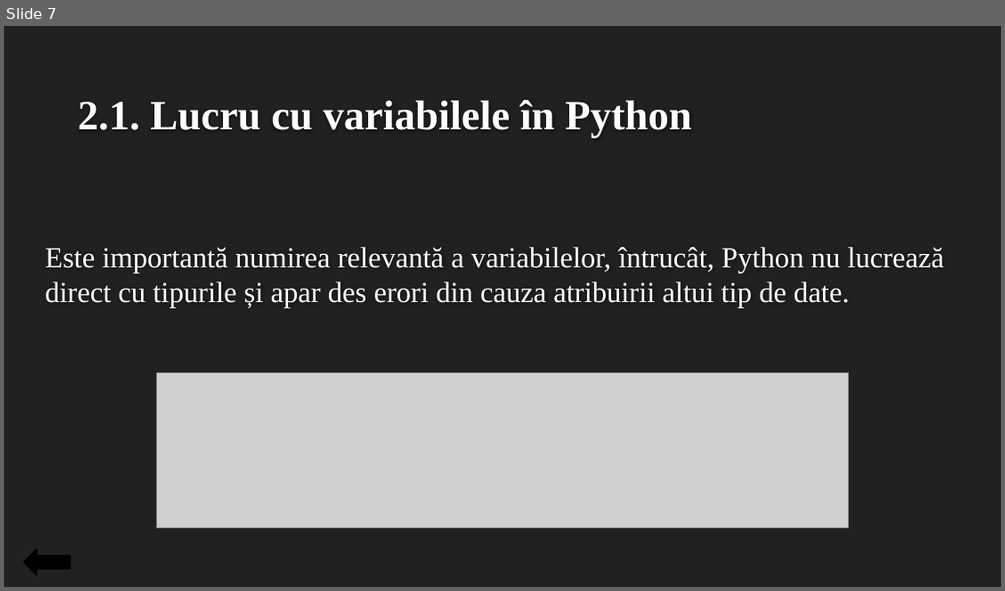
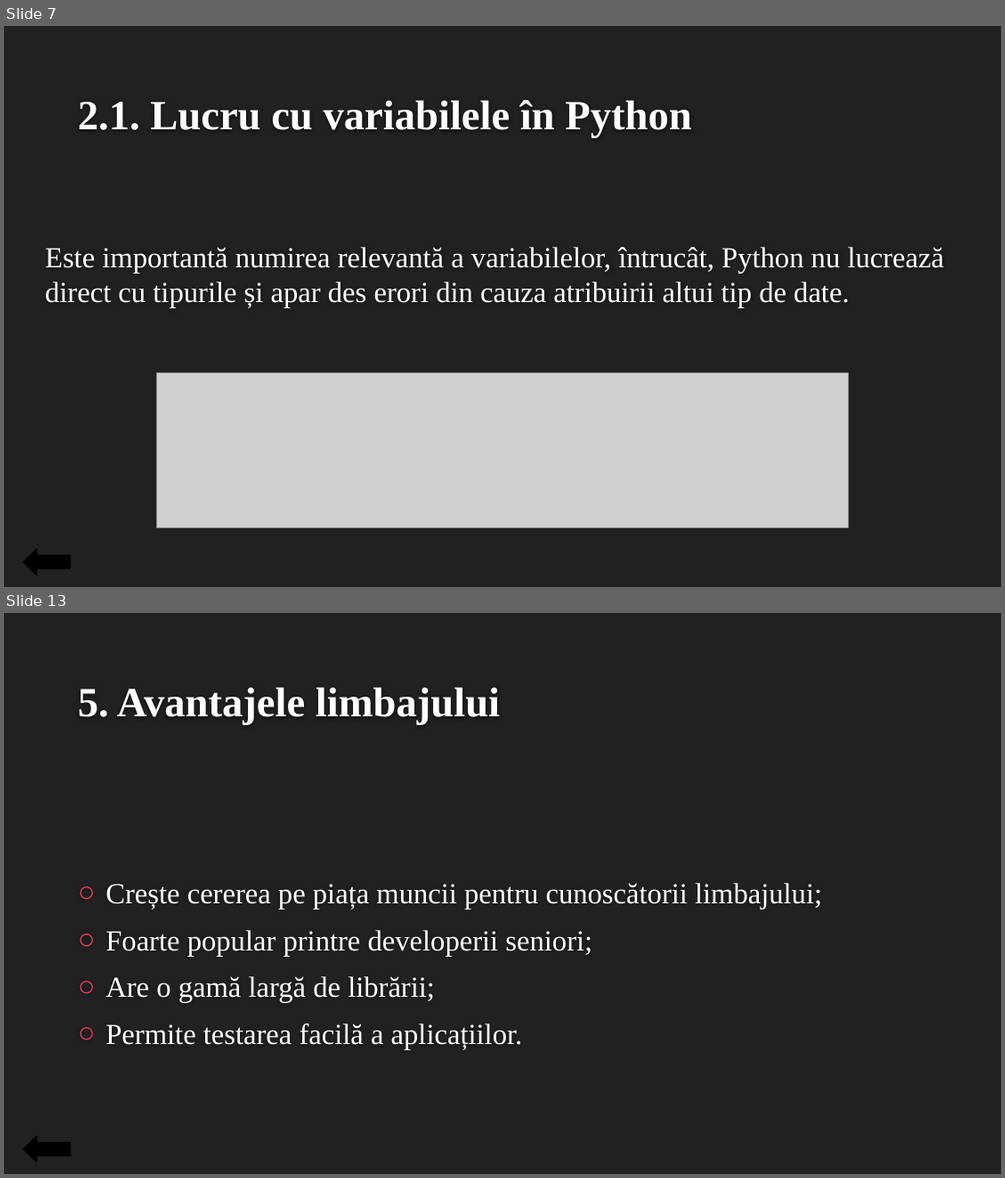
Before and after one commit to CernolevCorina/Python_introduction, a slide deck: Introducere în limbajul de programare Python.pptx. Shown one above the other, each under a label of ours: slide 7 before the commit, slides 7 and 13 after it; the slides between them are not shown. The pictures are 1005x591 and 1005x1178 pixels, drawn with LibreOffice and Linux fonts; fonts in the diff are those of the drawing; grey boxes stand for pictures; background and template pictures are left out. Boxes give left, top, right and bottom in pixels: in the first picture for what was removed or moved away, otherwise in the second. Text is boxed around its words. In the diff, an @@ line names an element or a change of style, - is before the commit and + after.

```diff
--- a/Introducere în limbajul de programare Python.pptx
+++ b/Introducere în limbajul de programare Python.pptx
@@ slide 13 added at (4, 613, 1001, 1174), background #212121 @@
@@ title added at (78, 687, 500, 725), 40 pt, text #FEFEFE, bold @@
+5. Avantajele limbajului
@@ text added at (105, 883, 822, 1050), 28 pt, text #FFFFFF @@
+○ Crește cererea pe piața muncii pentru cunoscătorii limbajului;
+○ Foarte popular printre developerii seniori;
+○ Are o gamă largă de librării;
+○ Permite testarea facilă a aplicațiilor.
@@ left arrow added at (24, 1135, 70, 1162), fill #000000, outline #000000 1.25 pt @@
```
Also in this commit, not shown: 6 slides changed, 1 other slide added, 2 other files.
